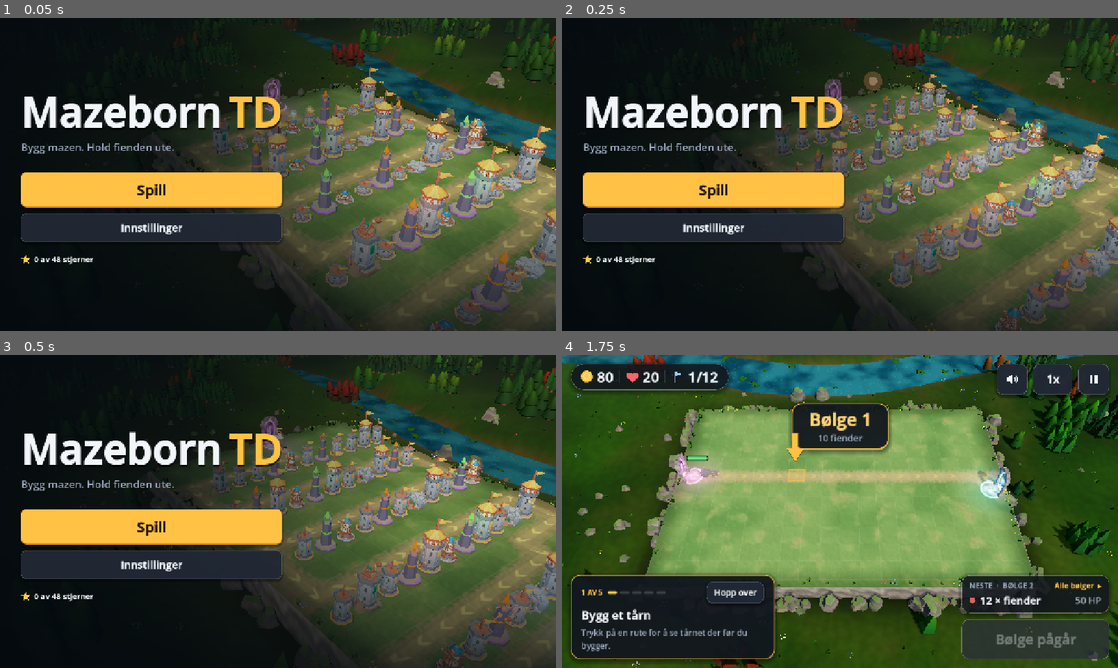
Above: before the commit, frames 1-4 (two rows, left to right).
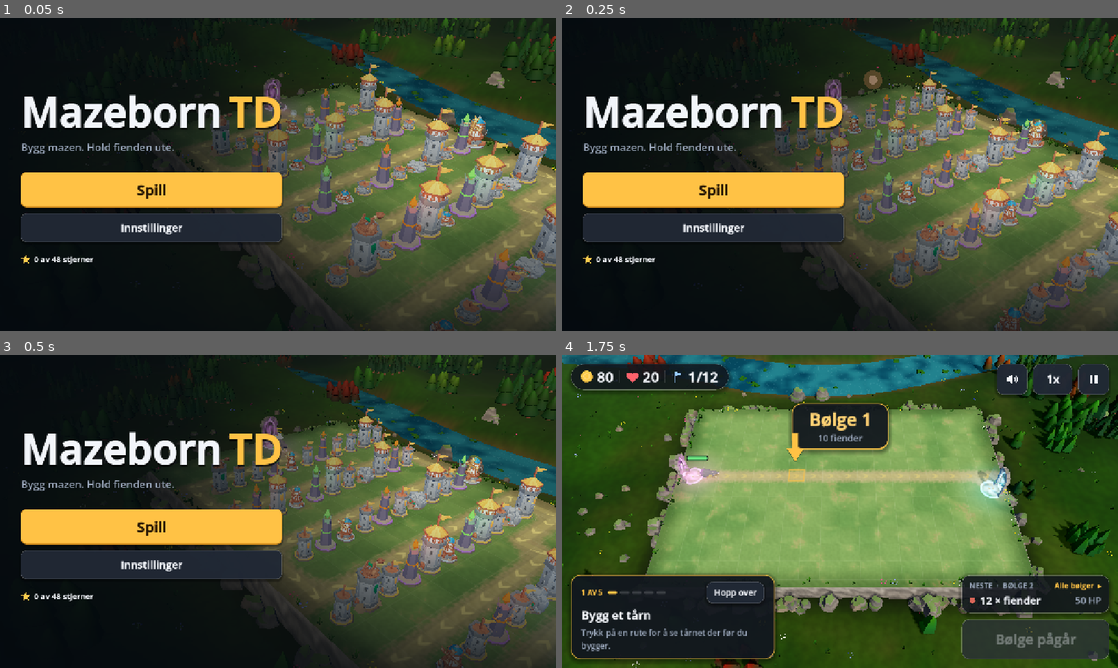
Above: after the commit, the same moments.

Repository: kristofferchr/Mazeborn-td
Game: Godot game, scene res://main.tscn
Two runs of this game, one before a commit and one after it. Both use one fixed random seed, a clock stepped at 60 frames per second and the inputs below.
Inputs:
- Up to frame 1 (0.05 s): no input
- Up to frame 2 (0.25 s): no input
- Up to frame 3 (0.5 s): no input
- Up to frame 4 (1.75 s): click "Spill" at 0.5 s; click "Start bølge" at 1.25 s

The runs differ from the first frame. In frame 1, 3.6% of the frame differs, in the area x 37-100%, y 14-90%; in frame 2, 2.6%; in frame 3, 2.5%; in frame 4, nothing differs.

Commit message:
Towers: level 2 and 3 about 10 % larger
Co-Authored-By: Claude Opus 5.5 <noreply@anthropic.com>
Claude-Session: https://claude.ai/code/session_01N2P7G3PxPiaDcM9ztRnmNf

Diff:
--- a/game/view/tower_art.gd
+++ b/game/view/tower_art.gd
@@ -14,20 +14,20 @@
 	"arrow":
 	[
 		["building_tower_base_yellow", 0.54],
-		["building_tower_A_yellow", 0.66],
-		["building_tower_B_yellow", 0.77],
+		["building_tower_A_yellow", 0.73],
+		["building_tower_B_yellow", 0.85],
 	],
 	"earth":
 	[
 		["building_mine_green", 0.47],
-		["building_tower_catapult_green", 0.66],
-		["building_castle_green", 0.47],
+		["building_tower_catapult_green", 0.73],
+		["building_castle_green", 0.51],
 	],
 	"wind":
 	[
 		["building_windmill_blue", 0.58],
-		["building_windmill_blue", 0.72],
-		["building_windmill_blue", 0.85],
+		["building_windmill_blue", 0.79],
+		["building_windmill_blue", 0.92],
 	],
 }
 ## Foundation radius and height per level.
@@ -101,8 +101,8 @@
 ## a crown of fins) and a turning crystal above it. Returns the crystal top.
 static func _spire(root: Node3D, base: float, level: int, element: String) -> float:
 	var color: Color = BoardView.ELEMENT_COLORS.get(element, BoardView.ELEMENT_COLORS[""])
-	var tall := 0.62 + 0.25 * level
-	var r := 0.19 + 0.028 * level
+	var tall := 0.62 + 0.31 * level
+	var r := 0.19 + 0.035 * level
 	_part(root, _prism(r, r * 0.62, tall, 6), _mat("arcane", ARCANE_STONE), base)
 	var band := _part(
 		root, _prism(r * 0.86, r * 0.84, 0.05, 6), _glow_mat(color, 0.6), base + tall * 0.55
@@ -117,7 +117,7 @@
 			)
 			fin.position = Vector3(cos(a) * r * 0.62, crown - 0.04, sin(a) * r * 0.62)
 			fin.rotation = Vector3(sin(a) * 0.28, 0.0, -cos(a) * 0.28)
-	var size := 0.19 + 0.055 * level
+	var size := 0.19 + 0.07 * level
 	var pivot := Node3D.new()
 	pivot.position.y = crown + 0.12 + size * 0.4
 	root.add_child(pivot)
